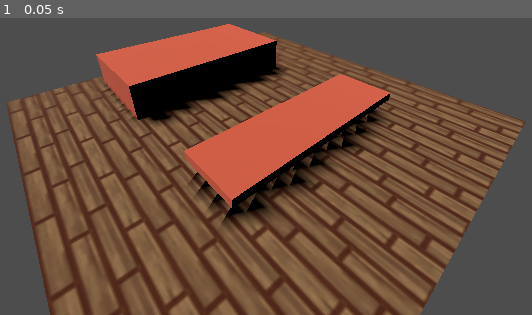
Above: before the commit, frame 1.
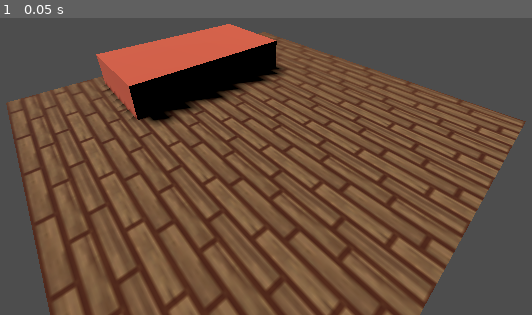
Above: after the commit, the same moment.

Repository: Dorifor/old-spooktober-n64
Game: Godot game, scene res://main.tscn
Two runs of this game, one before a commit and one after it. Both use one fixed random seed, a clock stepped at 60 frames per second and the inputs below.
Inputs:
- Up to frame 1 (0.05 s): no input

The runs differ from the first frame. In frame 1, 10% of the frame differs, in the area x 34-74%, y 18-71%.

Commit message:
Support Fbx
Fbx

Diff:
--- /dev/null
+++ b/Player.gd
@@ -0,0 +1,31 @@
+extends CharacterBody3D
+
+
+const SPEED = 5.0
+const JUMP_VELOCITY = 4.5
+
+# Get the gravity from the project settings to be synced with RigidBody nodes.
+var gravity = ProjectSettings.get_setting("physics/3d/default_gravity")
+
+
+func _physics_process(delta):
+	# Add the gravity.
+	if not is_on_floor():
+		velocity.y -= gravity * delta
+
+	# Handle Jump.
+	if Input.is_action_just_pressed("ui_accept") and is_on_floor():
+		velocity.y = JUMP_VELOCITY
+
+	# Get the input direction and handle the movement/deceleration.
+	# As good practice, you should replace UI actions with custom gameplay actions.
+	var input_dir = Input.get_vector("ui_left", "ui_right", "ui_up", "ui_down")
+	var direction = (transform.basis * Vector3(input_dir.x, 0, input_dir.y)).normalized()
+	if direction:
+		velocity.x = direction.x * SPEED
+		velocity.z = direction.z * SPEED
+	else:
+		velocity.x = move_toward(velocity.x, 0, SPEED)
+		velocity.z = move_toward(velocity.z, 0, SPEED)
+
+	move_and_slide()
--- /dev/null
+++ b/Player.tscn
@@ -0,0 +1,8 @@
+[gd_scene load_steps=2 format=3 uid="uid://b2x0ylmtedw57"]
+
+[ext_resource type="Script" path="res://Player.gd" id="1_cfp2j"]
+
+[node name="Character" type="CharacterBody3D"]
+script = ExtResource("1_cfp2j")
+
+[node name="Pivot" type="Node3D" parent="."]
--- a/main.tscn
+++ b/main.tscn
@@ -25,11 +25,6 @@
 mesh = SubResource("BoxMesh_wuvno")
 surface_material_override/0 = SubResource("StandardMaterial3D_byqca")
 
-[node name="Block" type="MeshInstance3D" parent="Block"]
-transform = Transform3D(0.54362, 0, 0, 0, 0.2, 0, 0, 0, 1, 1.73782, 0.1, 0)
-mesh = SubResource("BoxMesh_wuvno")
-surface_material_override/0 = SubResource("StandardMaterial3D_byqca")
-
 [node name="Camera3D" type="Camera3D" parent="."]
 transform = Transform3D(0.659083, -0.387873, 0.644332, 0, 0.856745, 0.515741, -0.75207, -0.339916, 0.564666, 0.974211, 0.840352, 0.819908)
 current = true
--- a/project.godot
+++ b/project.godot
@@ -13,7 +13,7 @@
 config/name="Spooktober N64"
 run/main_scene="res://main.tscn"
 config/features=PackedStringArray("4.1", "Forward Plus")
-config/icon="res://icon.svg"
+config/icon="res://assets/icon.svg"
 
 [display]
 
Not shown, added: FBX2glTF/FBX2glTF-License.txt
Binary file added: assets/Player/Humanoid.fbx
Not shown, added: assets/Player/Humanoid.fbx.import
Renamed: icon.svg -> assets/icon.svg
Not shown, added: assets/icon.svg.import
Not shown, removed: icon.svg.import
Not shown, added: FBX2glTF/FBX-SDK-License.rtf
Not shown, added: FBX2glTF/FBX2glTF-windows-x86_64.exe
